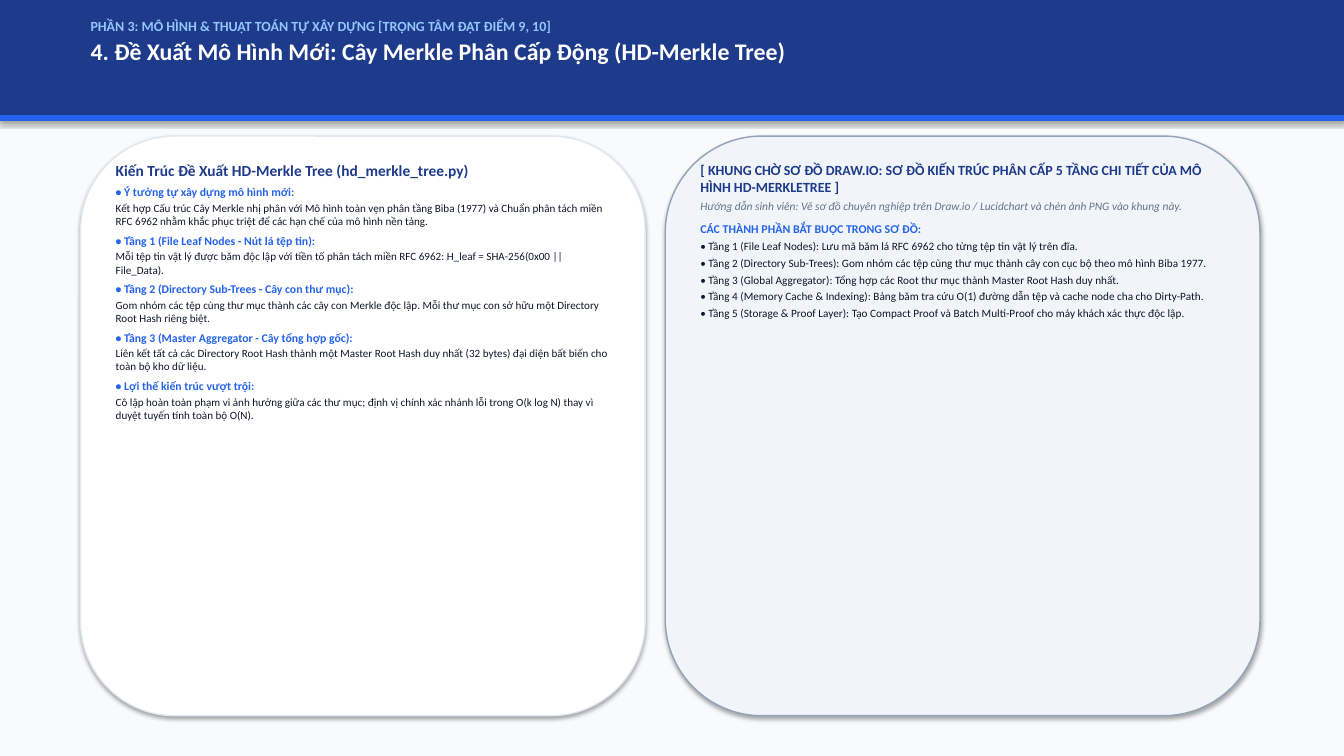
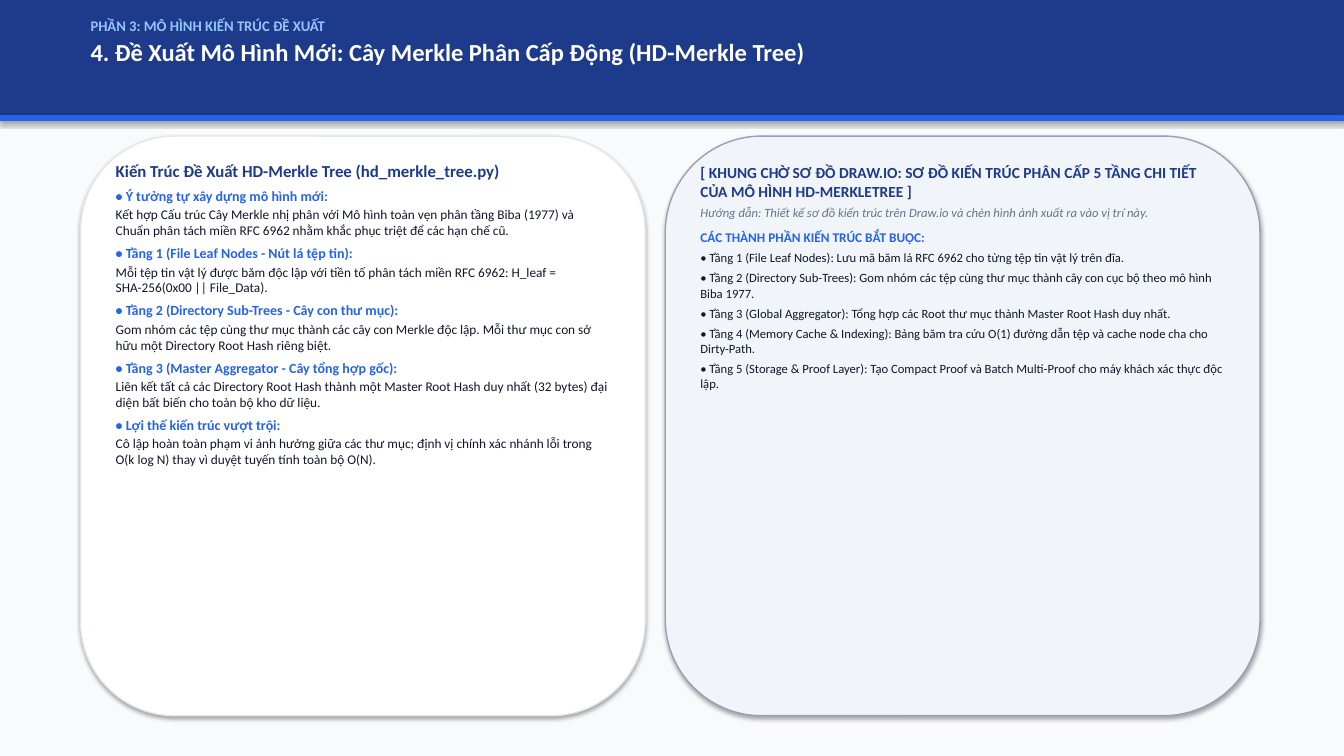
Before and after one commit to kietvo5924/ATBMHTTT_DT005_FileIntegrity, a slide deck: slide 5 of docs/Bao_Cao_Giua_Ky_DT05.pptx. Drawn at 1344x756 pixels with LibreOffice and Linux fonts; fonts in the diff are those of the drawing. Boxes give left, top, right and bottom in pixels: in the first picture for what was removed or moved away, otherwise in the second. Text is boxed around its words. In the diff, an @@ line names an element or a change of style, - is before the commit and + after.

Commit message:
style(slides,script): remove explicit grading point tags, enlarge font sizes, streamline bullet text, and integrate realistic terminal console logs

```diff
--- a/docs/Bao_Cao_Giua_Ky_DT05.pptx
+++ b/docs/Bao_Cao_Giua_Ky_DT05.pptx
@@ text at <box>91,19,325,31</box>: text changed; size 10 to 10.5 pt @@
-PHẦN 3: MÔ HÌNH & THUẬT TOÁN TỰ XÂY DỰNG [TRỌNG TÂM ĐẠT ĐIỂM 9, 10]
+PHẦN 3: MÔ HÌNH KIẾN TRÚC ĐỀ XUẤT
@@ text at <box>91,42,805,66</box>: size 17 to 17.5 pt in "4. Đề Xuất Mô Hình Mới: Cây ..." @@
@@ text at <box>116,164,608,467</box>: size 11 to 12 pt in "Kiến Trúc Đề Xuất HD-Merkle Tree (hd_merkle_tree.py)"; size 8.4 to 10 pt in "• Ý tưởng tự xây dựng mô ...", "• Tầng 1 (File Leaf Nodes - ...", "• Tầng 2 (Directory Sub-Trees - Cây ...", "• Tầng 3 (Master Aggregator - Cây ..." and 1 more places; size 7.9 to 9.5 pt in "Mỗi tệp tin vật lý được băm ...", "Gom nhóm các tệp cùng thư mục ...", "Liên kết tất cả các Directory Root ...", "Cô lập hoàn toàn phạm vi ảnh ..." @@
@@ text at <box>700,165,1222,390</box>: size 10 to 11 pt in "[ KHUNG CHỜ SƠ ĐỒ DRAW.IO: SƠ ..."; size 8 to 9 pt in "• Tầng 1 (File Leaf Nodes): Lưu ...", "• Tầng 2 (Directory Sub-Trees): Gom nhóm ...", "• Tầng 3 (Global Aggregator): Tổng hợp ...", "• Tầng 4 (Memory Cache & Indexing): ..." and 1 more places; more space between paragraphs @@
@@ text at <box>116,209,574,238</box>: text changed; size 7.9 to 9.5 pt @@
-Kết hợp Cấu trúc Cây Merkle nhị phân với Mô hình toàn vẹn phân tầng Biba (1977) và Chuẩn phân tách miền RFC 6962 nhằm khắc phục triệt để các hạn chế của mô hình nền tảng.
+Kết hợp Cấu trúc Cây Merkle nhị phân với Mô hình toàn vẹn phân tầng Biba (1977) và Chuẩn phân tách miền RFC 6962 nhằm khắc phục triệt để các hạn chế cũ.
@@ text at <box>700,207,1148,219</box>: text changed; size 8.2 to 9 pt @@
-Hướng dẫn sinh viên: Vẽ sơ đồ chuyên nghiệp trên Draw.io / Lucidchart và chèn ảnh PNG vào khung này.
-CÁC THÀNH PHẦN BẮT BUỘC TRONG SƠ ĐỒ:
+Hướng dẫn: Thiết kế sơ đồ kiến trúc trên Draw.io và chèn hình ảnh xuất ra vào vị trí này.
+CÁC THÀNH PHẦN KIẾN TRÚC BẮT BUỘC:
```
Also in this commit, not shown: 15 other slides changed, 3 other files.
